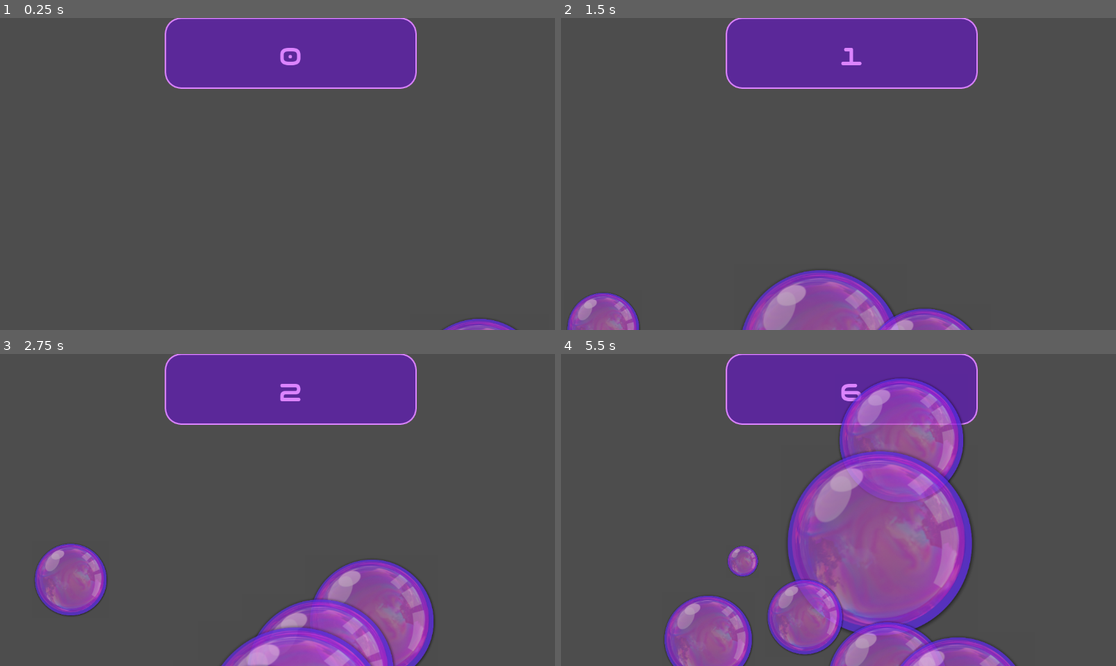
Above: before the commit, frames 1-4 (two rows, left to right).
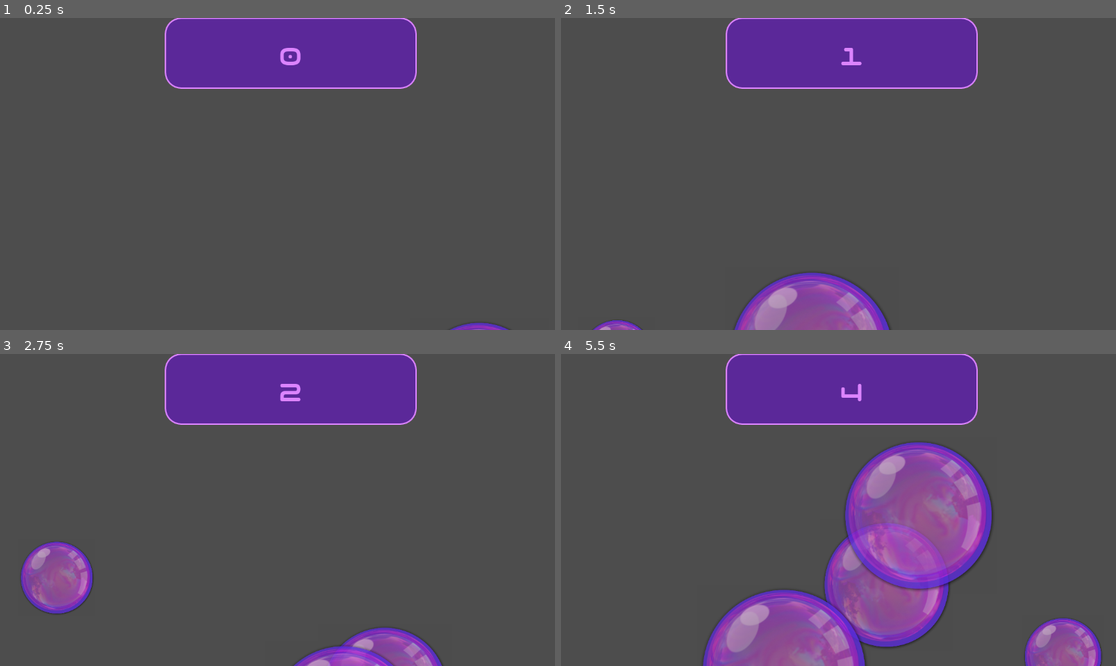
Above: after the commit, the same moments.

Repository: rlubke/bubble-pop
Game: Godot game, scene res://Main/Main.tscn
The game is run twice, just before and just after one commit, with the same random seed, the same clock (stepped at 60 frames per second) and the same inputs.
Inputs (mouse positions are in pixels of both pictures, inside the frame that each line leads up to):
- Up to frame 1 (0.25 s): no input
- Up to frame 2 (1.5 s): tap Enter at 0.5 s; move the mouse to (960, 158) at 0.52 s; click (960, 158) at 0.67 s; move the mouse to (1010, 314) at 1.27 s; click (1010, 314) at 1.42 s
- Up to frame 3 (2.75 s): move the mouse to (249, 656) at 2.02 s; click (249, 656) at 2.17 s
- Up to frame 4 (5.5 s): move the mouse to (633, 578) at 2.77 s; click (633, 578) at 2.92 s; move the mouse to (910, 569) at 3.52 s; click (910, 569) at 3.67 s; move the mouse to (844, 619) at 4.27 s; click (844, 619) at 4.42 s; move the mouse to (1027, 581) at 5.02 s; click (1027, 581) at 5.17 s

The runs differ from the first frame. In frame 1, 0.3% of the frame differs, in the area x 79-93%, y 96-100%; in frame 2, 3.9%; in frame 3, 10%; in frame 4, 28%, in the area x 18-98%, y 7-100%.

Commit message:
Randomize y speed of Bubble. Add longer possible variance between bubble instances being created.

Diff:
--- a/Code/Bubble/Bubble.gd
+++ b/Code/Bubble/Bubble.gd
@@ -118,6 +118,9 @@
 	var s: float = randf_range(0.1, .8)
 	set_scale(Vector2(s, s))
 
+	# set random speed
+	speed = randi_range(75, 200)
+
 	# set coordinates
 	setup_initial_position(s)
 
@@ -126,7 +129,7 @@
 
 # Called every frame. 'delta' is the elapsed time since the previous frame.
 func _process(delta: float) -> void:
-	position.y -= randi_range(75, 200) * delta # pixes / frame
+	position.y -= speed * delta # pixes / frame
 
 	# If the bubble has reached the top, 'pop' to free memory,
 	# otherwise continue with horizontal translation processing.
--- a/Code/Main/Main.gd
+++ b/Code/Main/Main.gd
@@ -74,4 +74,4 @@
 		blow_bubble()
 
 		# create a random timer that will pause the loop at random intervals
-		await get_tree().create_timer(randf_range(.2, .6)).timeout
+		await get_tree().create_timer(randf_range(.2, 1)).timeout
